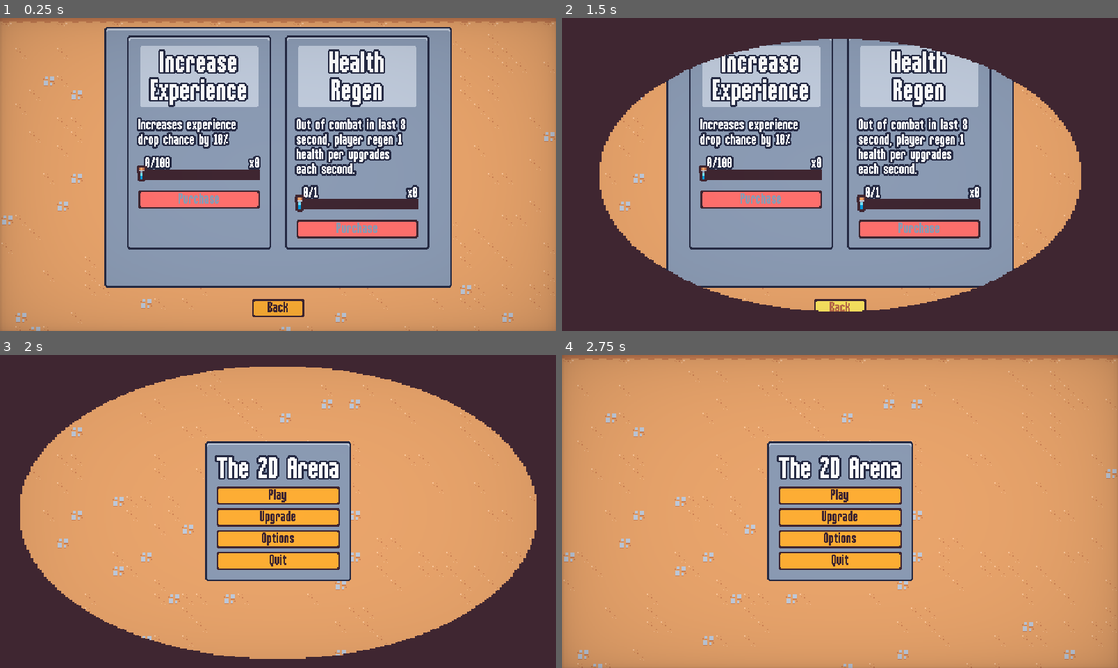
Above: before the commit, frames 1-4 (two rows, left to right).
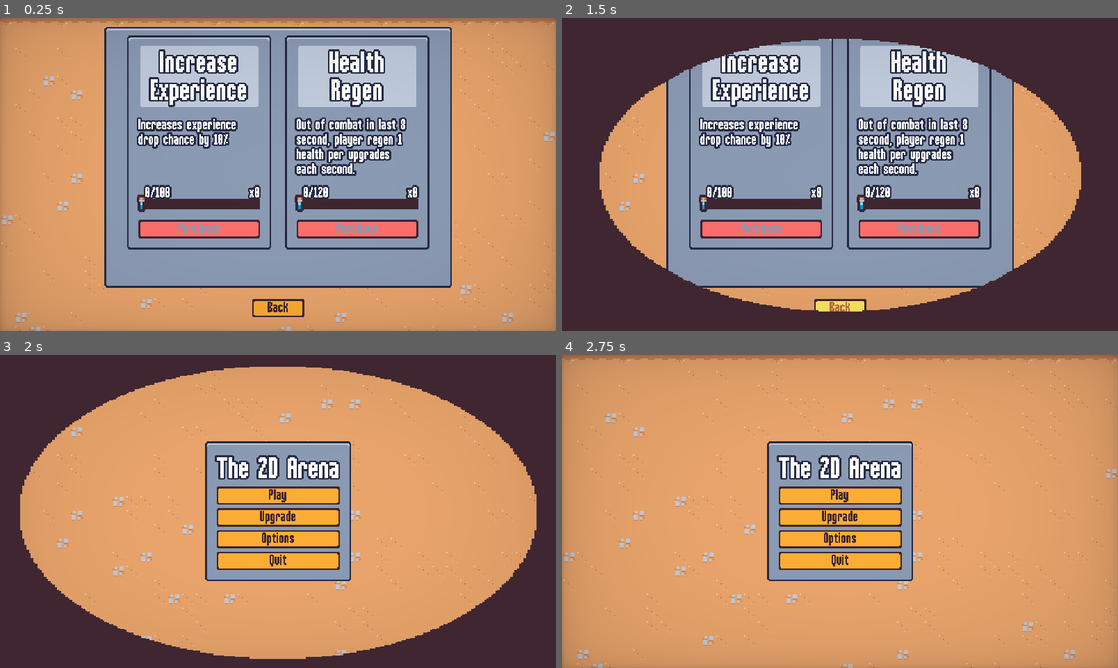
Above: after the commit, the same moments.

Repository: Ford-Narongrit/2DSurvivorsGodot
Game: Godot game, scene res://scenes/ui/meta_menu.tscn
Same seed, same stepped clock (60 frames per second), same inputs: the game is played once before the commit and once after it. This scene is started directly instead of the project's main scene.
Inputs (mouse positions are in pixels of both pictures, inside the frame that each line leads up to):
- Up to frame 1 (0.25 s): no input
- Up to frame 2 (1.5 s): tap Enter at 0.5 s; move the mouse to (962, 158) at 0.52 s; press the mouse at (962, 158) at 0.53 s; hold D (move_right) 0.53-1.25 s; release the mouse at (962, 158) at 1.25 s; click "Back" at 1.25 s
- Up to frame 3 (2 s): no input
- Up to frame 4 (2.75 s): click "Play" at 2 s

The runs differ from the first frame. In frame 1, 3.6% of the frame differs, in the area x 24-60%, y 44-71%; in frame 2, 3.6%; in frame 3, nothing differs; in frame 4, nothing differs.

Commit message:
add anvil upgrade and fix meta_upgrade card sizing

Diff:
--- a/resources/meta_upgrade/health_regeneration.tres
+++ b/resources/meta_upgrade/health_regeneration.tres
@@ -6,6 +6,6 @@
 script = ExtResource("1_m8unc")
 id = "health_regeneration"
 max_quantity = 3
-experience_cost = 1
+experience_cost = 120
 title = "Health Regen"
 description = "Out of combat in last 8 second, player regen 1 health per upgrades each second."
--- /dev/null
+++ b/resources/upgrades/anvil_amount.tres
@@ -0,0 +1,10 @@
+[gd_resource type="Resource" script_class="AbilityUpgrade" load_steps=2 format=3 uid="uid://blehf6yitgqgt"]
+
+[ext_resource type="Script" path="res://resources/upgrades/ability_upgrade.gd" id="1_t24k8"]
+
+[resource]
+script = ExtResource("1_t24k8")
+id = "anvil_amount"
+max_quantity = 2
+name = "Anvil Rain"
+description = "Adds 1 additional anvil."
--- a/scenes/ability/anvil_ability_controller/anvil_ability_controller.gd
+++ b/scenes/ability/anvil_ability_controller/anvil_ability_controller.gd
@@ -5,8 +5,11 @@
 
 @export var anvil_ability_scene: PackedScene
 
+var additional_anvil_amount = 0
+
 func _ready():
 	$Timer.timeout.connect(on_timer_timeout)
+	GameEvents.ability_upgrade_added.connect(on_ability_upgrade_added)
 
 
 func on_timer_timeout():
@@ -14,15 +17,25 @@
 	if player == null:
 		return
 
+	var anvil_count = additional_anvil_amount + 1
+
 	var direction = Vector2.RIGHT.rotated(randf_range(0, TAU))
-	var spawn_position = player.global_position + (direction * randf_range(0, BASE_RANGE))
+	var additional_rotation_degress = 360.0 / anvil_count
+	for i in anvil_count:
+		var adjusted_direction = direction.rotated(deg_to_rad(i * additional_rotation_degress))
+		var spawn_position = player.global_position + (adjusted_direction * randf_range(0, BASE_RANGE))
 
-	var query_paramaters = PhysicsRayQueryParameters2D.create(player.global_position, spawn_position, 1)
-	var result = get_tree().root.world_2d.direct_space_state.intersect_ray(query_paramaters)
-	if not result.is_empty():
-		spawn_position = result["position"]
+		var query_paramaters = PhysicsRayQueryParameters2D.create(player.global_position, spawn_position, 1)
+		var result = get_tree().root.world_2d.direct_space_state.intersect_ray(query_paramaters)
+		if not result.is_empty():
+			spawn_position = result["position"]
 
-	var anvil_ability = anvil_ability_scene.instantiate()
-	get_tree().get_first_node_in_group("foreground_layer").add_child(anvil_ability)
-	anvil_ability.global_position = spawn_position
-	anvil_ability.hitbox_component.damage = BASE_DAMAGE
+		var anvil_ability = anvil_ability_scene.instantiate()
+		get_tree().get_first_node_in_group("foreground_layer").add_child(anvil_ability)
+		anvil_ability.global_position = spawn_position
+		anvil_ability.hitbox_component.damage = BASE_DAMAGE
+
+
+func on_ability_upgrade_added(upgrade: AbilityUpgrade, current_upgrades: Dictionary):
+	if upgrade.id == "anvil_amount":
+		additional_anvil_amount = current_upgrades["anvil_amount"]["quantity"]
--- a/scenes/manager/upgrade_manager.gd
+++ b/scenes/manager/upgrade_manager.gd
@@ -7,6 +7,7 @@
 var upgrade_pool: WeightedTable = WeightedTable.new()
 
 var upgrade_anvil = preload("res://resources/upgrades/anvil.tres")
+var upgrade_anvil_amount = preload("res://resources/upgrades/anvil_amount.tres")
 var upgrade_axe = preload("res://resources/upgrades/axe.tres")
 var upgrade_axe_damage = preload("res://resources/upgrades/axe_damage.tres")
 var upgrade_sword_rate = preload("res://resources/upgrades/sword_rate.tres")
@@ -37,6 +38,8 @@
 func update_upgrade_pool(chosen_upgrade: AbilityUpgrade):
 	if chosen_upgrade.id == upgrade_axe.id:
 		upgrade_pool.add_item(upgrade_axe_damage, 10)
+	if chosen_upgrade.id == upgrade_anvil.id:
+		upgrade_pool.add_item(upgrade_anvil_amount, 5)
 
 
 func apply_upgrade(upgrade: AbilityUpgrade):
--- a/scenes/ui/meta_upgrade_card.tscn
+++ b/scenes/ui/meta_upgrade_card.tscn
@@ -158,6 +158,7 @@
 unique_name_in_owner = true
 custom_minimum_size = Vector2(140, 2.08165e-12)
 layout_mode = 2
+size_flags_vertical = 3
 theme_type_variation = &"BlueOutlineLabel"
 text = "Write some description here as you write a long description"
 autowrap_mode = 2
